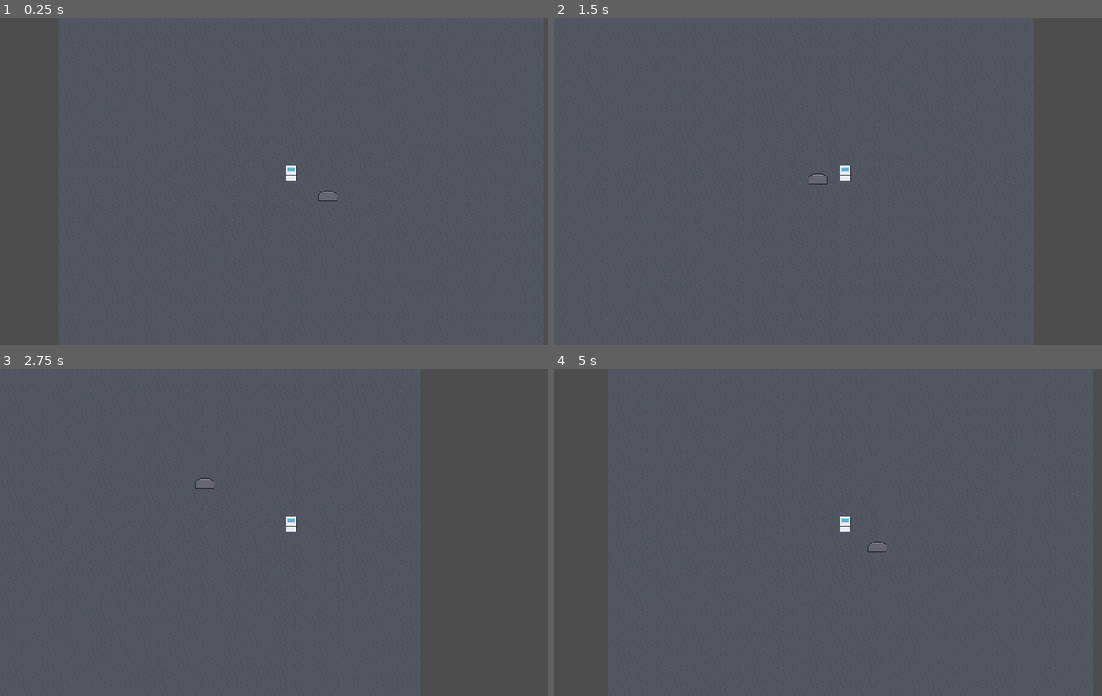
Above: before the commit, frames 1-4 (two rows, left to right).
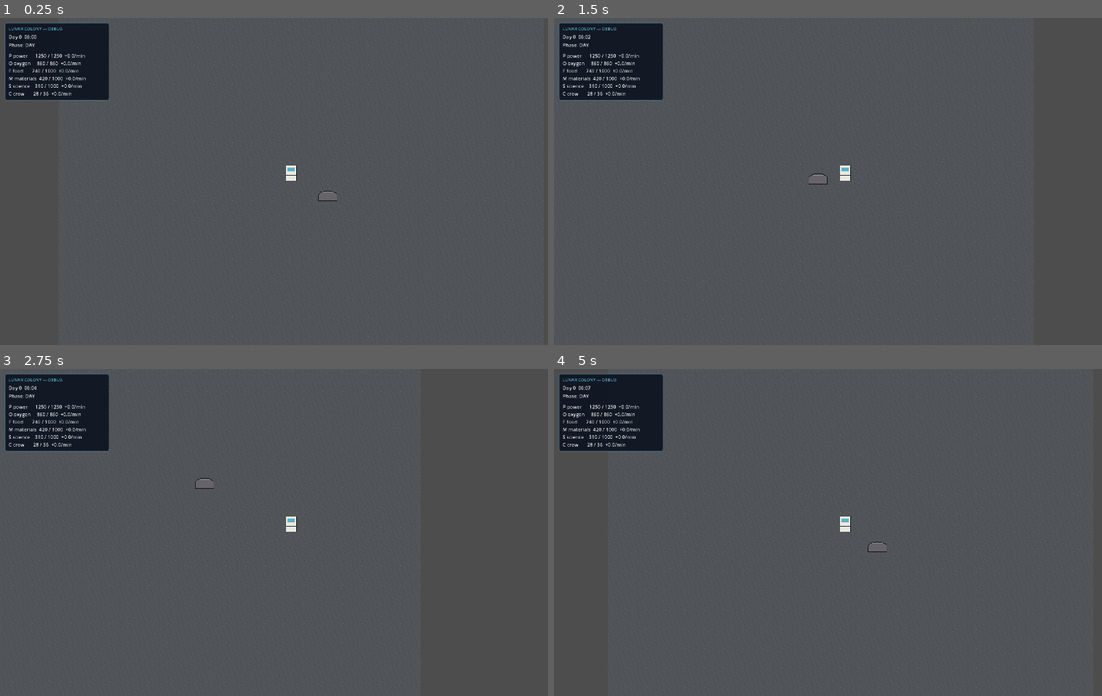
Above: after the commit, the same moments.

Repository: veyyz/mission-dashboard
Game: Godot game, scene res://scenes/world/Ground.tscn
Same seed, same stepped clock (60 frames per second), same inputs: the game is played once before the commit and once after it.
Inputs:
- Up to frame 1 (0.25 s): no input
- Up to frame 2 (1.5 s): tap Enter at 0.5 s; hold D (move_right) 0.53-1.28 s; tap G (collect_sample) at 0.6 s; hold S (move_down) from 1.28 s (still down); tap F (deploy_probe) at 1.35 s
- Up to frame 3 (2.75 s): release S (move_down) at 2.03 s; hold D (move_right) from 2.03 s (still down); tap R (scan) at 2.1 s
- Up to frame 4 (5 s): release D (move_right) at 2.78 s; hold W (move_up) 2.78-3.53 s; tap 1 (select_crew_1) at 2.85 s; tap Space (pause_game) at 3.5 s; hold A (move_left) from 3.53 s (still down); tap 2 (select_crew_2) at 3.6 s; tap 3 (select_crew_3) at 4.35 s

The runs differ from the first frame. In frame 1, 4.4% of the frame differs, in the area x 0-20%, y 1-26%; in frame 2, 4.3%; in frame 3, 4.3%; in frame 4, 4.4%.

Commit message:
Phase 3: day/night CanvasModulate, debug HUD subscribed to EventBus

Diff:
--- a/godot/art_queue.json
+++ b/godot/art_queue.json
@@ -8,13 +8,22 @@
     "objects": ["water_ice_node", "helium3_node", "iron_node", "titanium_node", "silicon_node", "rare_metals_node", "probe"],
     "animations": ["alex_walking", "maya_walking", "zane_walking", "rin_walking", "medic_walking", "commander_walking"]
   },
+  "_superseded_characters_round1": {
+    "_note": "Round-1 chars were 48px and one suit was too-bright green; user rejected. Kept here for cleanup via Pixellab UI if desired.",
+    "alex":      "85db05fa-62fa-4f68-836d-6f354789802e",
+    "maya":      "fcbff9aa-7069-4b9b-85e3-6c451254c440",
+    "zane":      "3765b4a6-7563-43d2-80bf-213a785a0398",
+    "rin":       "5b3751ce-6f55-42c4-aedb-cdf29bc8684f",
+    "medic":     "09c50e88-2707-4c5a-b951-1b56ae3fb3ae",
+    "commander": "6a0023c0-ddb6-4cc5-ab23-de13cea1dc26"
+  },
   "characters": [
-    { "name": "alex",      "id": "85db05fa-62fa-4f68-836d-6f354789802e", "role": "engineer",  "status": "queued", "integrated": false, "queued_at": "2026-05-01" },
-    { "name": "maya",      "id": "fcbff9aa-7069-4b9b-85e3-6c451254c440", "role": "scientist", "status": "queued", "integrated": false, "queued_at": "2026-05-01" },
-    { "name": "zane",      "id": "3765b4a6-7563-43d2-80bf-213a785a0398", "role": "botanist",  "status": "queued", "integrated": false, "queued_at": "2026-05-01" },
-    { "name": "rin",       "id": "5b3751ce-6f55-42c4-aedb-cdf29bc8684f", "role": "geologist", "status": "queued", "integrated": false, "queued_at": "2026-05-01" },
-    { "name": "medic",     "id": "09c50e88-2707-4c5a-b951-1b56ae3fb3ae", "role": "medic",     "status": "queued", "integrated": false, "queued_at": "2026-05-01" },
-    { "name": "commander", "id": "6a0023c0-ddb6-4cc5-ab23-de13cea1dc26", "role": "commander", "status": "queued", "integrated": false, "queued_at": "2026-05-01" }
+    { "name": "alex",      "id": "121c1da3-88ca-43b1-9bd1-3ce7b03bcacd", "role": "engineer",  "size": 128, "style": "chibi anime, muted navy/white",        "status": "queued", "integrated": false, "queued_at": "2026-05-01" },
+    { "name": "maya",      "id": "d4288316-9b7f-4701-a54d-34fb21ee7e86", "role": "scientist", "size": 128, "style": "chibi anime, muted lavender",         "status": "queued", "integrated": false, "queued_at": "2026-05-01" },
+    { "name": "zane",      "id": "0935fdf6-f110-4d67-b9c0-91d0280a3ac2", "role": "botanist",  "size": 128, "style": "chibi anime, muted olive",            "status": "queued", "integrated": false, "queued_at": "2026-05-01" },
+    { "name": "rin",       "id": "cd9178be-c7c6-4388-88e9-f2d5a37dbafd", "role": "geologist", "size": 128, "style": "chibi anime, muted ochre",            "status": "queued", "integrated": false, "queued_at": "2026-05-01" },
+    { "name": "medic",     "id": "883cd83f-df8a-452a-a192-5cb0b65293d2", "role": "medic",     "size": 128, "style": "chibi anime, off-white + red cross",  "status": "queued", "integrated": false, "queued_at": "2026-05-01" },
+    { "name": "commander", "id": "5ff8007c-7537-491e-bce5-251db9af75c8", "role": "commander", "size": 128, "style": "chibi anime, dark navy + gold trim",  "status": "queued", "integrated": false, "queued_at": "2026-05-01" }
   ],
   "animations": [],
   "buildings": [
--- /dev/null
+++ b/godot/scenes/ui/DebugHUD.tscn
@@ -0,0 +1,59 @@
+[gd_scene load_steps=3 format=3]
+
+[ext_resource type="Script" path="res://scripts/ui/debug_hud.gd" id="1_debughud"]
+
+[sub_resource type="StyleBoxFlat" id="StyleBoxFlat_panel"]
+bg_color = Color(0.051, 0.078, 0.125, 0.92)
+border_width_left = 1
+border_width_top = 1
+border_width_right = 1
+border_width_bottom = 1
+border_color = Color(0.36, 0.71, 0.84, 0.7)
+corner_radius_top_left = 6
+corner_radius_top_right = 6
+corner_radius_bottom_right = 6
+corner_radius_bottom_left = 6
+
+[node name="DebugHUD" type="CanvasLayer"]
+script = ExtResource("1_debughud")
+
+[node name="Panel" type="PanelContainer" parent="."]
+offset_left = 16.0
+offset_top = 16.0
+offset_right = 360.0
+offset_bottom = 250.0
+theme_override_styles/panel = SubResource("StyleBoxFlat_panel")
+
+[node name="Margin" type="MarginContainer" parent="Panel"]
+layout_mode = 2
+theme_override_constants/margin_left = 12
+theme_override_constants/margin_top = 10
+theme_override_constants/margin_right = 12
+theme_override_constants/margin_bottom = 10
+
+[node name="VBox" type="VBoxContainer" parent="Panel/Margin"]
+layout_mode = 2
+theme_override_constants/separation = 4
+
+[node name="HeaderLabel" type="Label" parent="Panel/Margin/VBox"]
+layout_mode = 2
+text = "LUNAR COLONY — DEBUG"
+theme_override_colors/font_color = Color(0.36, 0.71, 0.84, 1)
+theme_override_font_sizes/font_size = 14
+
+[node name="TimeLabel" type="Label" parent="Panel/Margin/VBox"]
+layout_mode = 2
+text = "Day 0  06:00"
+theme_override_colors/font_color = Color(0.91, 0.93, 0.95, 1)
+
+[node name="PhaseLabel" type="Label" parent="Panel/Margin/VBox"]
+layout_mode = 2
+text = "Phase: DAY"
+theme_override_colors/font_color = Color(0.91, 0.93, 0.95, 1)
+
+[node name="Sep" type="HSeparator" parent="Panel/Margin/VBox"]
+layout_mode = 2
+
+[node name="Resources" type="VBoxContainer" parent="Panel/Margin/VBox"]
+layout_mode = 2
+theme_override_constants/separation = 2
--- a/godot/scenes/world/Ground.tscn
+++ b/godot/scenes/world/Ground.tscn
@@ -1,14 +1,19 @@
-[gd_scene load_steps=5 format=3]
+[gd_scene load_steps=7 format=3]
 
 [ext_resource type="Script" path="res://scripts/world/ground.gd" id="1_ground"]
 [ext_resource type="Script" path="res://scripts/crew/crew_member.gd" id="2_crew"]
 [ext_resource type="Script" path="res://scripts/world/placeholder_rock.gd" id="3_rock"]
+[ext_resource type="Script" path="res://scripts/systems/day_night_modulate.gd" id="4_daynight"]
+[ext_resource type="PackedScene" path="res://scenes/ui/DebugHUD.tscn" id="5_debughud"]
 
 [sub_resource type="CircleShape2D" id="CircleShape2D_1"]
 radius = 8.0
 
 [node name="Ground" type="Node2D"]
 script = ExtResource("1_ground")
+
+[node name="DayNightModulate" type="CanvasModulate" parent="."]
+script = ExtResource("4_daynight")
 
 [node name="TileMapLayer" type="TileMapLayer" parent="."]
 
@@ -34,3 +39,5 @@
 
 [node name="Sprite2D" type="Sprite2D" parent="YSort/Rock"]
 offset = Vector2(0, -10)
+
+[node name="DebugHUD" parent="." instance=ExtResource("5_debughud")]
--- /dev/null
+++ b/godot/scripts/systems/day_night_modulate.gd
@@ -0,0 +1,27 @@
+extends CanvasModulate
+## Tints the world Canvas based on the current TimeManager phase.
+## Subscribes to EventBus.phase_changed so it stays decoupled from the
+## TimeManager directly. Tween animates the transition over half a second.
+
+const PHASE_COLOR := {
+	"day":      Color(1.00, 0.98, 0.92),
+	"twilight": Color(1.00, 0.70, 0.55),
+	"night":    Color(0.50, 0.60, 0.80),
+}
+
+const FADE_SECONDS: float = 0.5
+
+var _tween: Tween
+
+
+func _ready() -> void:
+	color = PHASE_COLOR.get(TimeManager.current_phase, Color.WHITE)
+	EventBus.phase_changed.connect(_on_phase_changed)
+
+
+func _on_phase_changed(phase: String) -> void:
+	var target: Color = PHASE_COLOR.get(phase, Color.WHITE)
+	if _tween != null and _tween.is_valid():
+		_tween.kill()
+	_tween = create_tween()
+	_tween.tween_property(self, "color", target, FADE_SECONDS)
--- /dev/null
+++ b/godot/scripts/ui/debug_hud.gd
@@ -0,0 +1,63 @@
+extends CanvasLayer
+## Phase-3 debug overlay. Replaced by the real HUD in Phase 6.
+## Subscribes to EventBus signals — does NOT poll managers.
+
+const RESOURCE_ORDER: Array[String] = [
+	"power", "oxygen", "food", "materials", "science", "crew",
+]
+
+const RESOURCE_GLYPH := {
+	"power":     "P",
+	"oxygen":    "O",
+	"food":      "F",
+	"materials": "M",
+	"science":   "S",
+	"crew":      "C",
+}
+
+@onready var resource_box: VBoxContainer = $Panel/Margin/VBox/Resources
+@onready var time_label: Label = $Panel/Margin/VBox/TimeLabel
+@onready var phase_label: Label = $Panel/Margin/VBox/PhaseLabel
+
+var _resource_labels: Dictionary = {}
+
+
+func _ready() -> void:
+	for r_name in RESOURCE_ORDER:
+		var lbl := Label.new()
+		lbl.name = "res_" + r_name
+		lbl.add_theme_color_override("font_color", Color(0.91, 0.93, 0.95))
+		resource_box.add_child(lbl)
+		_resource_labels[r_name] = lbl
+		_refresh_resource(
+			r_name,
+			ResourceManager.get_current(r_name),
+			ResourceManager.get_max(r_name),
+			ResourceManager.get_rate(r_name),
+		)
+
+	EventBus.resource_changed.connect(_on_resource_changed)
+	EventBus.phase_changed.connect(_on_phase_changed)
+	_on_phase_changed(TimeManager.current_phase)
+
+
+func _process(_delta: float) -> void:
+	time_label.text = "Day %d  %s" % [TimeManager.current_day, TimeManager.get_time_string()]
+
+
+func _on_resource_changed(r_name: String, current: float, maximum: float, rate: float) -> void:
+	_refresh_resource(r_name, current, maximum, rate)
+
+
+func _on_phase_changed(phase: String) -> void:
+	phase_label.text = "Phase: " + phase.to_upper()
+
+
+func _refresh_resource(r_name: String, current: float, maximum: float, rate: float) -> void:
+	if not _resource_labels.has(r_name):
+		return
+	var glyph: String = RESOURCE_GLYPH.get(r_name, "?")
+	var rate_str: String = "  +%.1f/min" % rate if rate >= 0.0 else "  %.1f/min" % rate
+	_resource_labels[r_name].text = "%s %-10s %d / %d%s" % [
+		glyph, r_name, int(current), int(maximum), rate_str,
+	]
--- /dev/null
+++ b/godot/tests/phase_3_test.gd
@@ -0,0 +1,123 @@
+extends SceneTree
+## Phase-3 functional test.
+## Verifies:
+##   1. ResourceManager.add("power", -50) reduces current power and emits resource_changed
+##   2. TimeManager at scale=60 advances at least 1 game minute per real second
+##   3. CanvasModulate exists in Ground.tscn and changes color when phase_changed fires
+##   4. Fast-forwarding through a full day fires phase_changed for each of day/twilight/night
+##
+## Run: godot --headless --script tests/phase_3_test.gd
+##
+## NOTE: `extends SceneTree` doesn't expose autoload globals at compile time, so
+## we resolve them via root.get_node() inside _run().
+
+var event_bus: Node
+var resource_manager: Node
+var time_manager: Node
+
+var _resource_event: Dictionary = {}
+var _phases_seen: Array[String] = []
+
+
+func _init() -> void:
+	_run.call_deferred()
+
+
+func _run() -> void:
+	var failures: Array[String] = []
+
+	event_bus = root.get_node_or_null("EventBus")
+	resource_manager = root.get_node_or_null("ResourceManager")
+	time_manager = root.get_node_or_null("TimeManager")
+	if event_bus == null or resource_manager == null or time_manager == null:
+		_done([
+			"Autoload(s) missing — EventBus=%s ResourceManager=%s TimeManager=%s" % [
+				event_bus, resource_manager, time_manager,
+			],
+		])
+		return
+
+	# 1. Resource delta + signal
+	event_bus.resource_changed.connect(_on_resource_changed)
+	var before: float = resource_manager.get_current("power")
+	resource_manager.add("power", -50.0)
+	await process_frame
+	var after: float = resource_manager.get_current("power")
+	if not is_equal_approx(before - after, 50.0):
+		failures.append("ResourceManager.add did not reduce power by 50: before=%.1f after=%.1f" % [before, after])
+	if _resource_event.is_empty() or _resource_event.get("name") != "power":
+		failures.append("EventBus.resource_changed not received for power")
+
+	# 2. TimeManager advancement at scale=60 (≥ 1 game minute per real second)
+	var t0: float = time_manager.current_minute_of_day
+	time_manager.set_time_scale(60.0)
+	await create_timer(1.0).timeout
+	var t1: float = time_manager.current_minute_of_day
+	var advanced: float = t1 - t0
+	if advanced < 0.0:
+		advanced += float(time_manager.MINUTES_PER_DAY)
+	time_manager.set_time_scale(1.0)
+	if advanced < 1.0:
+		failures.append("TimeManager did not advance >=1 game minute in 1s at scale=60 (got %.2f)" % advanced)
+
+	# 3. Ground.tscn has a CanvasModulate that changes color on phase_changed
+	var packed := load("res://scenes/world/Ground.tscn") as PackedScene
+	if packed == null:
+		_done(failures + ["Ground.tscn missing"])
+		return
+	var ground: Node = packed.instantiate()
+	root.add_child(ground)
+	await process_frame
+	await physics_frame
+
+	var modulate_node := ground.find_child("DayNightModulate", true, false)
+	if modulate_node == null:
+		failures.append("DayNightModulate (CanvasModulate) missing from Ground.tscn")
+	elif not (modulate_node is CanvasModulate):
+		failures.append("DayNightModulate is not a CanvasModulate")
+	else:
+		var cm: CanvasModulate = modulate_node
+		var color_before: Color = cm.color
+		event_bus.phase_changed.emit("night")
+		# Tween animates over 0.5s; wait long enough.
+		await create_timer(0.7).timeout
+		var color_after: Color = cm.color
+		if color_before.is_equal_approx(color_after):
+			failures.append(
+				"CanvasModulate color did not change on phase_changed: %s == %s" % [color_before, color_after]
+			)
+		event_bus.phase_changed.emit("day")
+		await create_timer(0.7).timeout
+
+	# 4. Fast-forward through a day; expect phase_changed for day/twilight/night.
+	event_bus.phase_changed.connect(_on_phase_changed)
+	time_manager.current_minute_of_day = 6.0 * 60.0 + 1.0  # just past 06:00
+	time_manager.current_phase = "day"
+	_phases_seen.clear()
+	time_manager.set_time_scale(10000.0)  # ~0.1 real sec per in-game day
+	await create_timer(2.0).timeout
+	time_manager.set_time_scale(1.0)
+
+	for required in ["day", "twilight", "night"]:
+		if not _phases_seen.has(required):
+			failures.append("phase_changed never fired for '%s' (saw: %s)" % [required, _phases_seen])
+
+	_done(failures)
+
+
+func _on_resource_changed(r_name: String, current: float, maximum: float, rate: float) -> void:
+	_resource_event = {"name": r_name, "current": current, "maximum": maximum, "rate": rate}
+
+
+func _on_phase_changed(phase: String) -> void:
+	if not _phases_seen.has(phase):
+		_phases_seen.append(phase)
+
+
+func _done(failures: Array) -> void:
+	if failures.is_empty():
+		print("PASS")
+	else:
+		for f in failures:
+			print("FAIL: ", f)
+	quit()
Not shown, added: godot/logs/phase_3_build.log
Not shown, added: godot/logs/phase_3_test.log
Not shown, changed: progress.md
